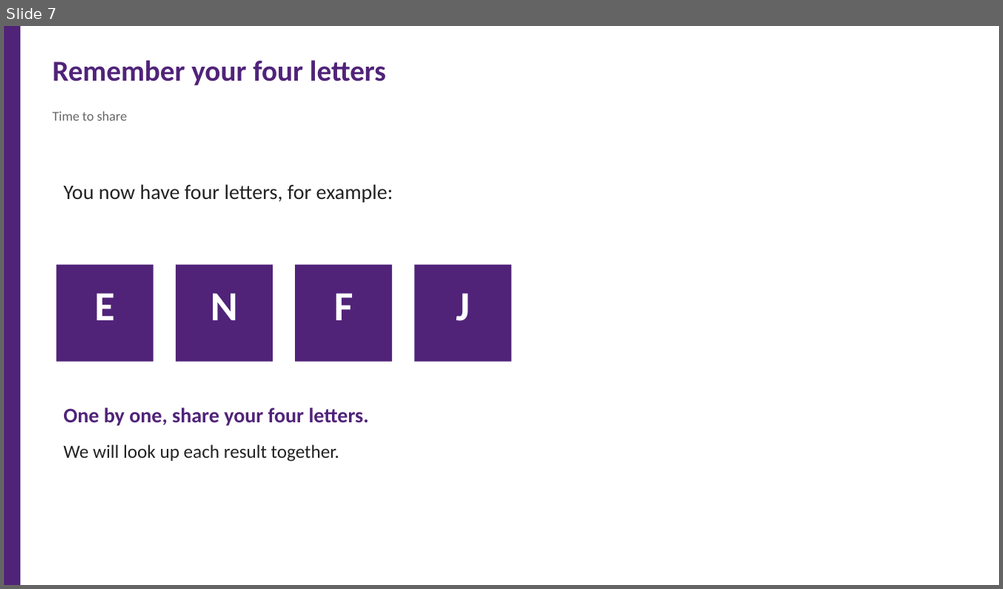
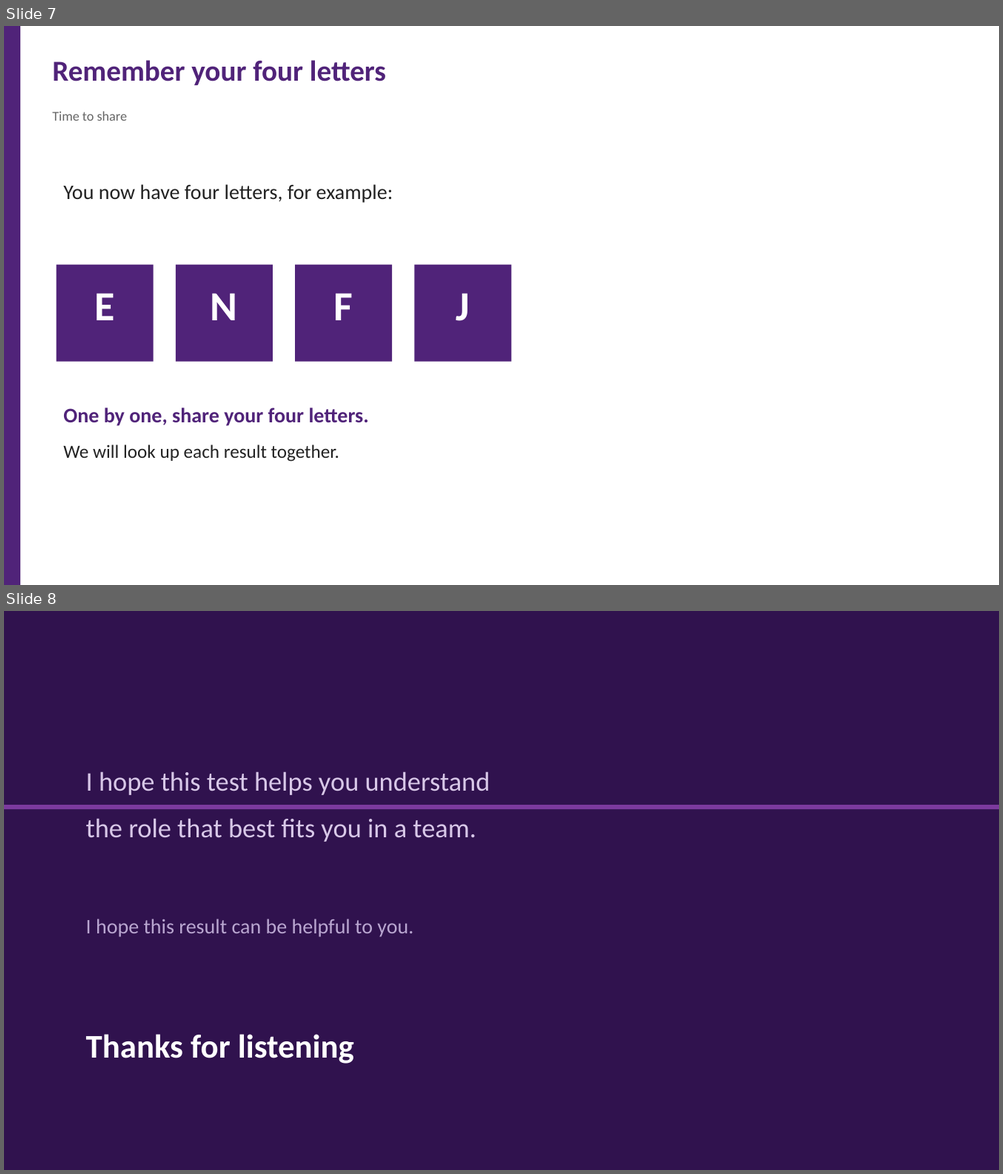
Before and after one commit to 975801846-star/workspace-outputs, a slide deck: Effective_Teamwork_2_survey.pptx. Shown one above the other, each under a label of ours: slide 7 before the commit, slides 7 and 8 after it. The pictures are 1003x589 and 1003x1174 pixels, drawn with LibreOffice and Linux fonts; fonts in the diff are those of the drawing. Boxes give left, top, right and bottom in pixels: in the first picture for what was removed or moved away, otherwise in the second. Text is boxed around its words. In the diff, an @@ line names an element or a change of style, - is before the commit and + after.

Commit message:
Add closing slide and cheatsheet

```diff
--- a/Effective_Teamwork_2_survey.pptx
+++ b/Effective_Teamwork_2_survey.pptx
@@ slide 8 added at (4,611,999,1170), background #30124E @@
@@ text added at (86,772,490,842), 26 pt, text #D8C8E8 @@
+I hope this test helps you understand
+the role that best fits you in a team.
@@ rectangle added at (4,805,999,809), fill #7C3A9E @@
@@ text added at (86,919,413,937), 20 pt, text #B9A6D0 @@
+I hope this result can be helpful to you.
@@ text added at (86,1034,354,1064), 32 pt, text #FFFFFF, bold @@
+Thanks for listening
```
Also in this commit, not shown: 1 other file.
